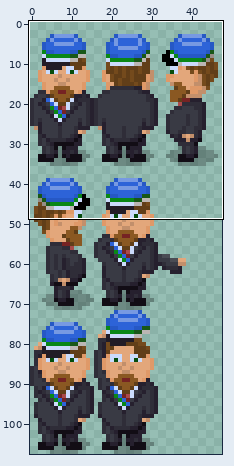
File history of a sprite sheet, src/game/sprites/data/cfe-ksv-otto.png. Above: a wide view before the commit, with the close-up outlined.
Close-up. Before:
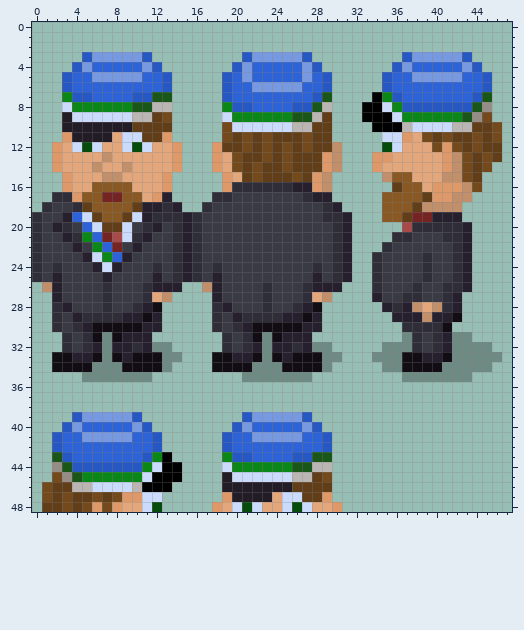
The file is 48x108 pixels. Shown: x 0..47, y 0..48.
The same view after the edit:
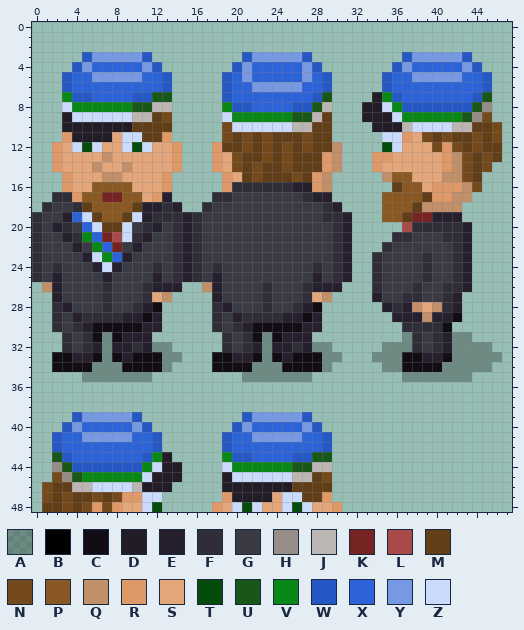
Palette (. is transparent): A #00000046  B #000000  C #120d15  D #221c26  E #26202e  F #2f2d38  G #393a44  H #968d86  J #bbb6b3  K #762323  L #a84a4a  M #613e18  N #744a1c  P #8a5822  Q #c28f6b  R #df9968  S #e3a77b  T #054c0c  U #185717  V #098717  W #2658c5  X #2d63d8  Y #7799e2  Z #cbdbfc
The edit:
y 7: x 34 B -> D
y 8: x 33..34 BB -> DD
y 9: x 33..35 BBB -> DDD
y 10: x 34..36 BBB -> DDD
y 43: x 13 B -> D
y 44: x 13..14 BB -> DD
y 45: x 12..14 BBB -> DDD
y 46: x 11..13 BBB -> DDD
Where, in picture pixels (left, top, right, bottom), the same in both close-ups:
changed: (362, 92, 402, 132)
changed: (142, 452, 182, 492)
